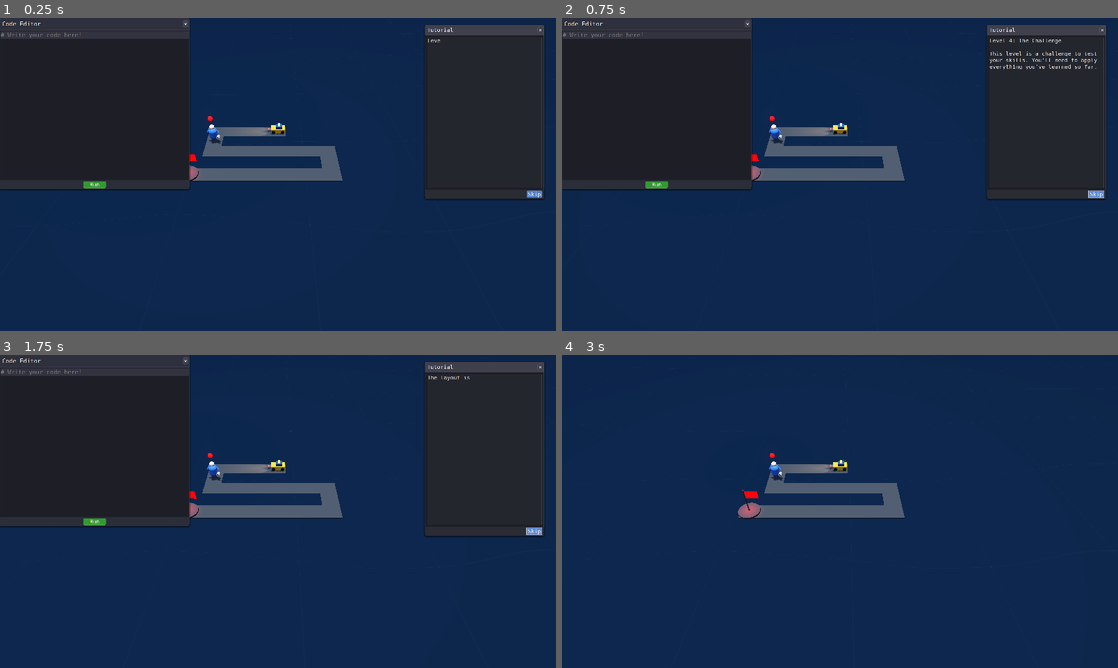
Above: before the commit, frames 1-4 (two rows, left to right).
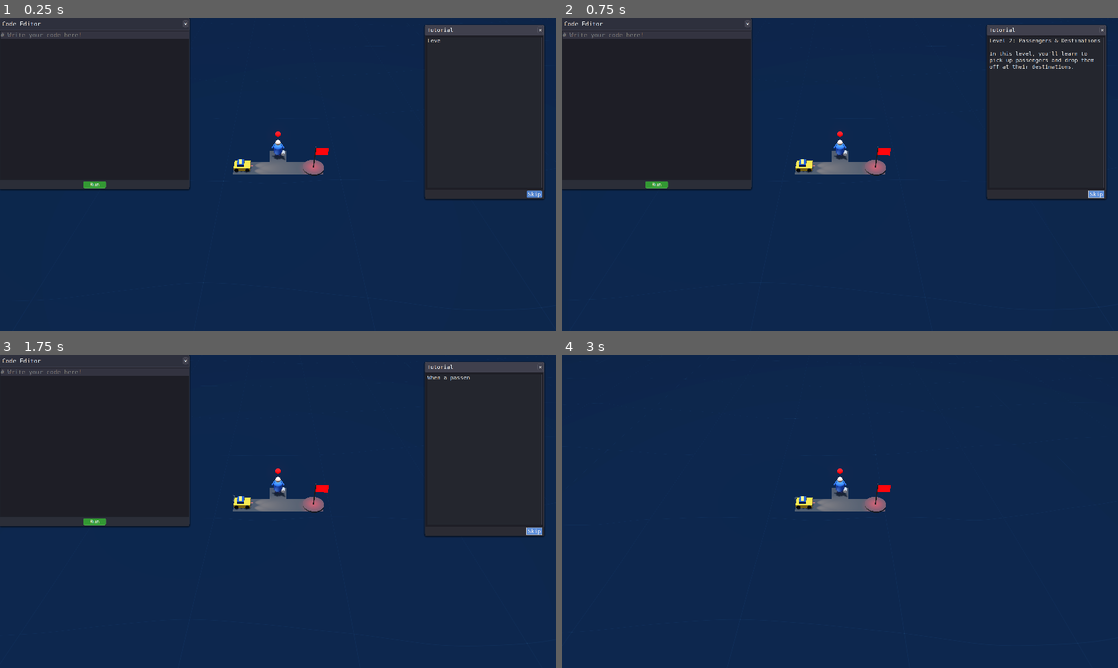
Above: after the commit, the same moments.

Repository: maxballison/self_driving
Game: Godot game, scene res://Main.tscn
Same seed, same stepped clock (60 frames per second), same inputs: the game is played once before the commit and once after it.
Inputs:
- Up to frame 1 (0.25 s): no input
- Up to frame 2 (0.75 s): click "Skip" at 0.5 s
- Up to frame 3 (1.75 s): click "Skip" at 1.25 s
- Up to frame 4 (3 s): click "×" at 2 s; click "×" at 2.75 s

The runs differ from the first frame. In frame 1, 2.8% of the frame differs, in the area x 34-67%, y 6-90%; in frame 2, 3.2%, in the area x 34-97%, y 6-90%; in frame 3, 2.9%; in frame 4, 3.0%.

Commit message:
Clauded it up. added a few changes

Diff:
--- a/Player.tscn
+++ b/Player.tscn
@@ -140,7 +140,7 @@
 spot_angle = 25.0
 
 [node name="DirectionIndicator" type="CSGCylinder3D" parent="CarModel"]
-transform = Transform3D(1, 0, 0, 0, -4.37114e-08, -1, 0, 1, -4.37114e-08, 0, 0.0034513, -0.7)
+transform = Transform3D(0.5, 0, 0, 0, -2.18557e-08, -0.5, 0, 0.5, -2.18557e-08, 0, 0.0034513, -0.7)
 radius = 0.05
 height = 0.2
 material = SubResource("StandardMaterial3D_indicator")
--- a/scripts/LevelManager.gd
+++ b/scripts/LevelManager.gd
@@ -8,7 +8,7 @@
 signal level_switched()
 
 func _ready() -> void:
-	load_level("res://GeneratedLevels/level_4.tscn")
+	load_level("res://GeneratedLevels/level_2.tscn")
 
 func load_level(scene_path: String, spawn_position: Vector2i = Vector2i(-1, -1)) -> void:
 	print("Loading level: ", scene_path)
